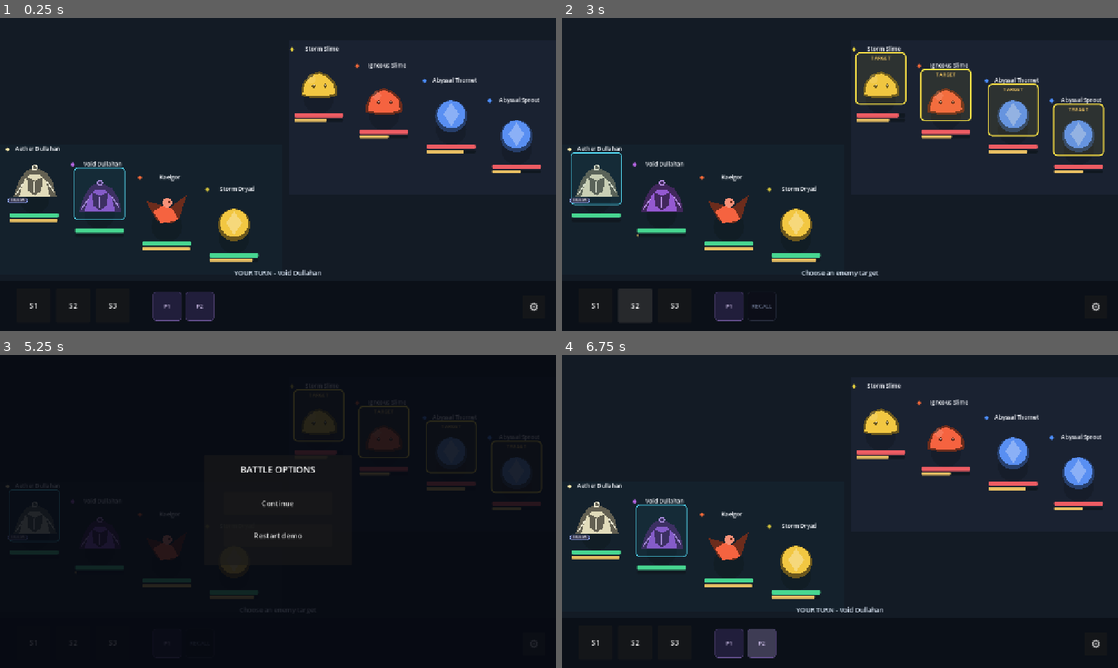
Above: before the commit, frames 1-4 (two rows, left to right).
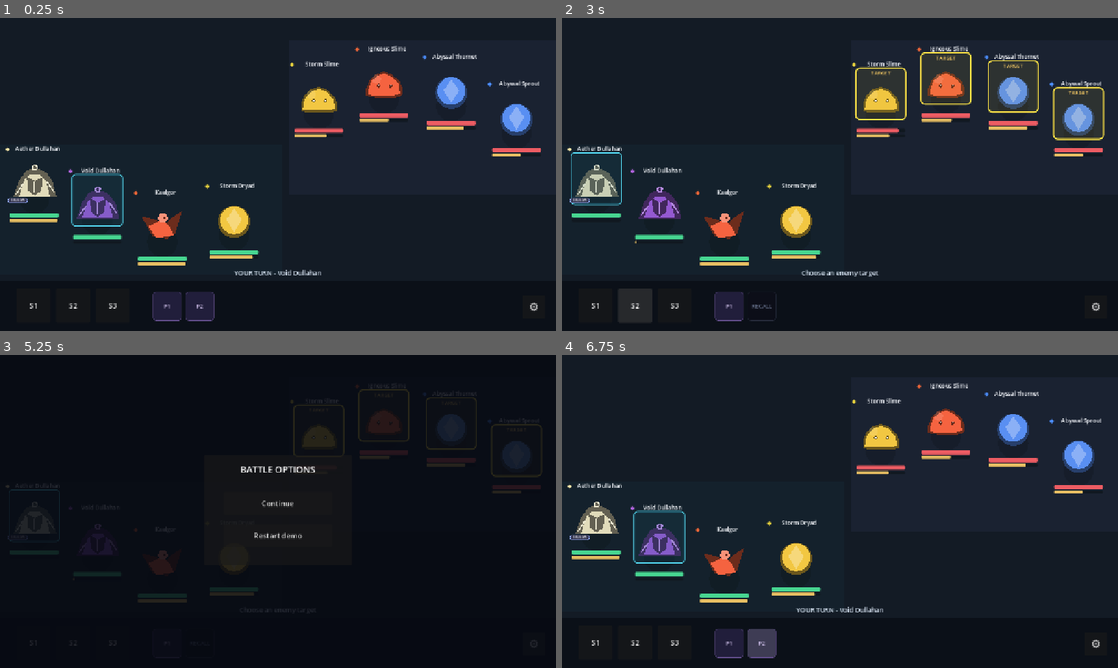
Above: after the commit, the same moments.

Repository: Akharyuu/monster-rpg
Game: Godot game, scene res://scenes/battle/battle_screen.tscn
Same seed, same stepped clock (60 frames per second), same inputs: the game is played once before the commit and once after it.
Inputs (mouse positions are in pixels of both pictures, inside the frame that each line leads up to):
- Up to frame 1 (0.25 s): no input
- Up to frame 2 (3 s): click "S1" at 0.5 s; click (878, 83) at 1.27 s; click "P1" at 2 s; click "S2" at 2.75 s
- Up to frame 3 (5.25 s): click "S3" at 3.5 s; click "RECALL" at 4.25 s; click "⚙" at 5 s
- Up to frame 4 (6.75 s): click "Restart demo" at 5.75 s; click "P2" at 6.5 s

The runs differ from the first frame. In frame 1, 8.2% of the frame differs, in the area x 12-98%, y 8-80%; in frame 2, 8.8%; in frame 3, 3.8%; in frame 4, 8.2%.

Commit message:
style: increase arc curvature for ally and enemy formations

Diff:
--- a/godot/scenes/battle/battle_screen.gd
+++ b/godot/scenes/battle/battle_screen.gd
@@ -124,38 +124,38 @@
 const ALLY_ARCS := {
     1: [Vector2(260, 350)],
     2: [
-        Vector2(90, 315),
-        Vector2(355, 375)
+        Vector2(90, 320),
+        Vector2(355, 390)
     ],
     3: [
         Vector2(35, 300),
-        Vector2(215, 340),
-        Vector2(420, 382)
+        Vector2(215, 360),
+        Vector2(420, 390)
     ],
     4: [
         Vector2(10, 290),
-        Vector2(160, 325),
-        Vector2(315, 355),
-        Vector2(470, 382)
+        Vector2(155, 340),
+        Vector2(305, 390),
+        Vector2(470, 375)
     ]
 }
 
 const ENEMY_ARCS := {
     1: [Vector2(915, 120)],
     2: [
-        Vector2(760, 85),
-        Vector2(1010, 150)
+        Vector2(760, 120),
+        Vector2(1010, 145)
     ],
     3: [
-        Vector2(690, 70),
-        Vector2(865, 110),
-        Vector2(1050, 165)
+        Vector2(690, 95),
+        Vector2(865, 60),
+        Vector2(1050, 120)
     ],
     4: [
-        Vector2(665, 60),
-        Vector2(815, 98),
-        Vector2(970, 132),
-        Vector2(1120, 178)
+        Vector2(665, 95),
+        Vector2(815, 60),
+        Vector2(970, 78),
+        Vector2(1120, 140)
     ]
 }
 
